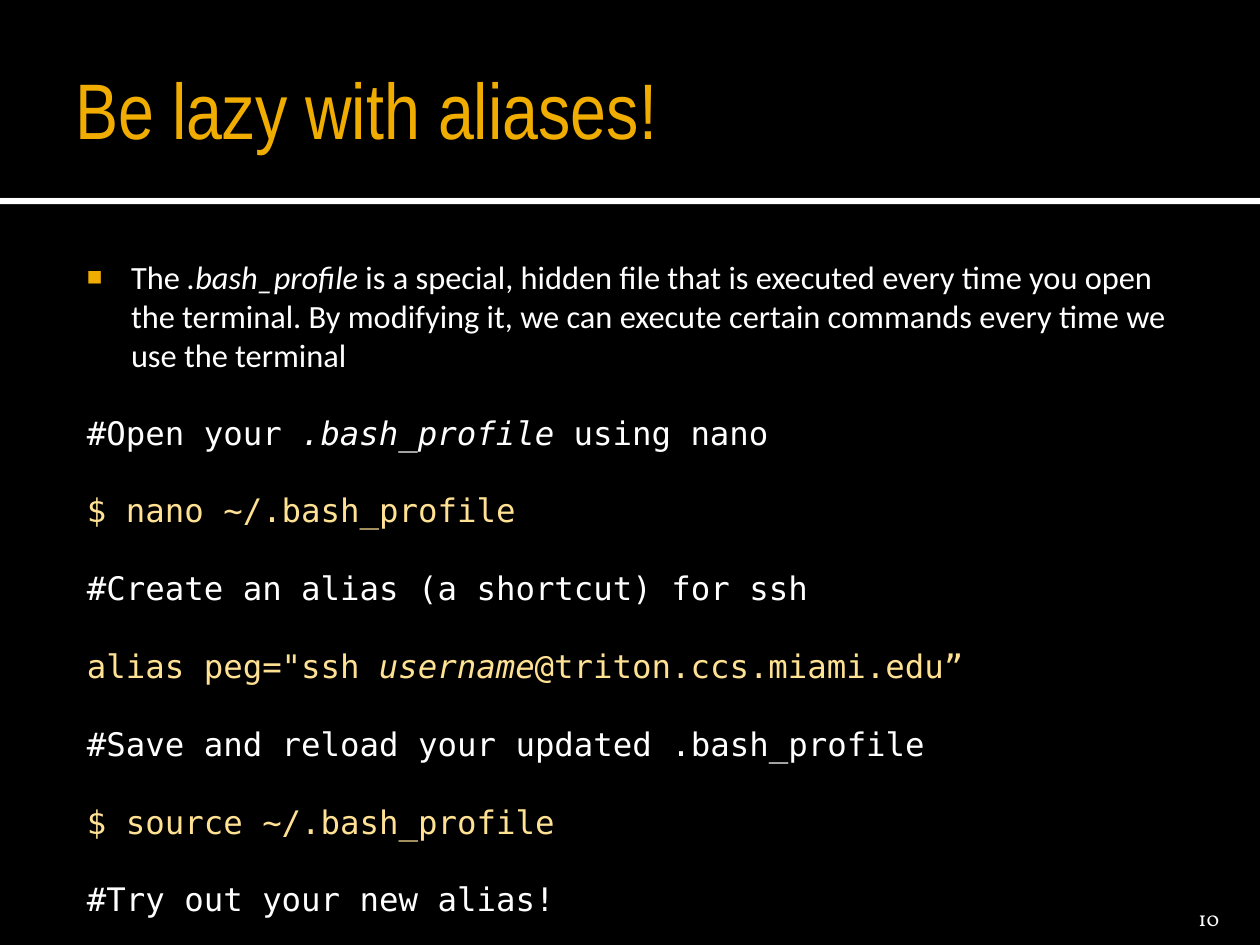
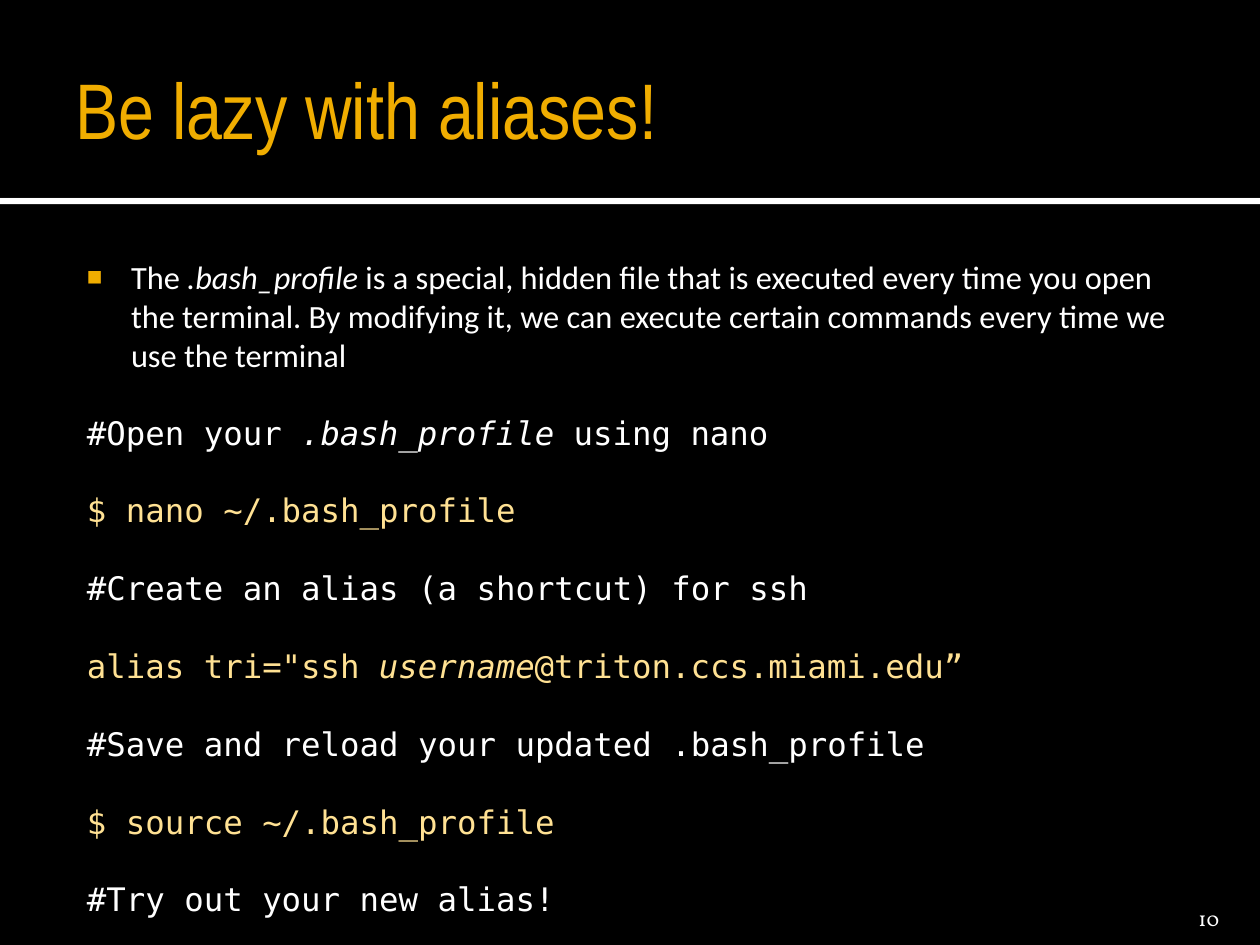
Before and after one commit to maehrlich1/Funhe_Gen, a slide deck: slide 10 of PC/Triton_intro.pptx. Drawn at 1260x945 pixels with LibreOffice and Linux fonts; fonts in the diff are those of the drawing. Boxes give left, top, right and bottom in pixels: in the first picture for what was removed or moved away, otherwise in the second. Text is boxed around its words. In the diff, an @@ line names an element or a change of style, - is before the commit and + after.

Commit message:
Change to Triton intro lecture.

```diff
--- a/PC/Triton_intro.pptx
+++ b/PC/Triton_intro.pptx
@@ text at box(87, 653, 963, 683): text changed @@
-alias peg="ssh username@triton.ccs.miami.edu”
+alias tri="ssh username@triton.ccs.miami.edu”
```
Also in this commit, not shown: 4 other slides changed, 1 slide added.
